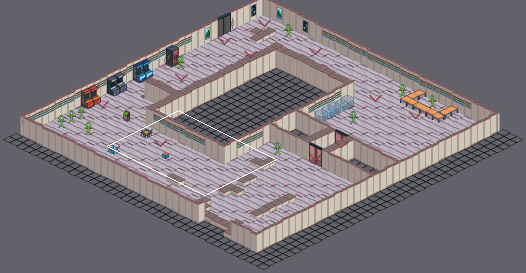
An edit to a level. Tiled map (JSON), src/map/test2.json. Above: a wide view before the commit, with the close-up outlined.
Close-up. Earlier state:
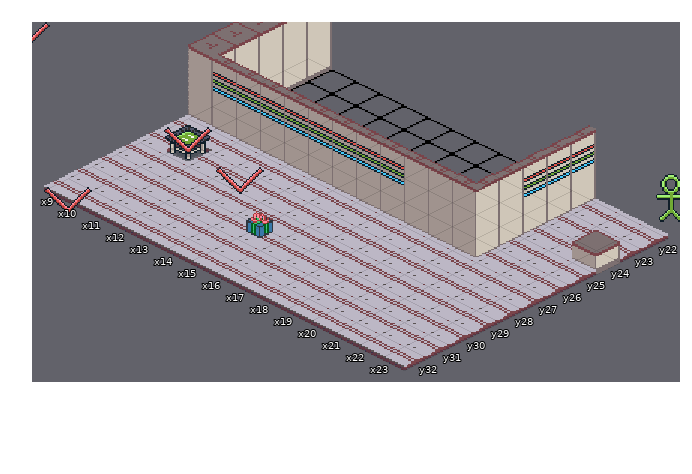
Cells are 32x16 px. Isometric: x runs down to the right, y down to the left. Shown: x 9..23, y 22..32. Tiles whose own drawing changed are shown in their newer look in all pictures.
Now the later version:
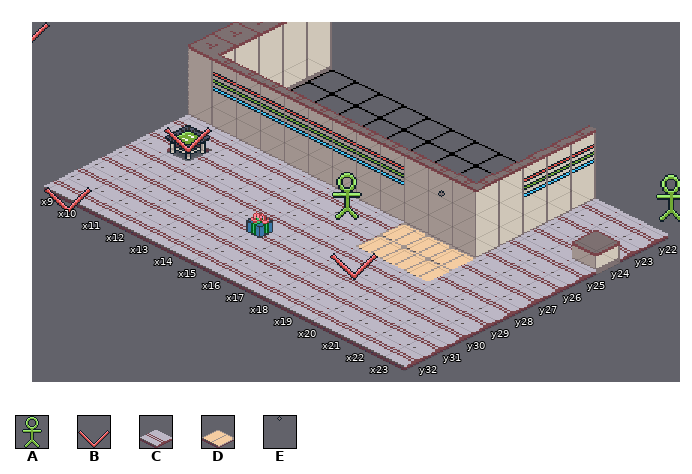
Key: from "control": A 0, B 1; from "floors": C 1, D 2; from "props_small": E 19.
_ is an empty cell.
Objects are placed by the point they stand on, in cells (3,4 is the top-left corner of cell 3,4); size is 1x1 cell unless given.
Diff:
Layer "Tiles":
Tile D replaces tile C in rows 27 to 28 at x 18 to 20.
Layer "Objects":
Object B "MarkerPlayer" at 13.3,29.1 size 1x2 becomes B "MarkerPlayer" at 19.2,30.3 size 1x2.
A new object: E "PropLight" at 19.3,26.7 size 1x2.
A new object: A "TestDialogE" at 16.6,27.9 size 1x2.
